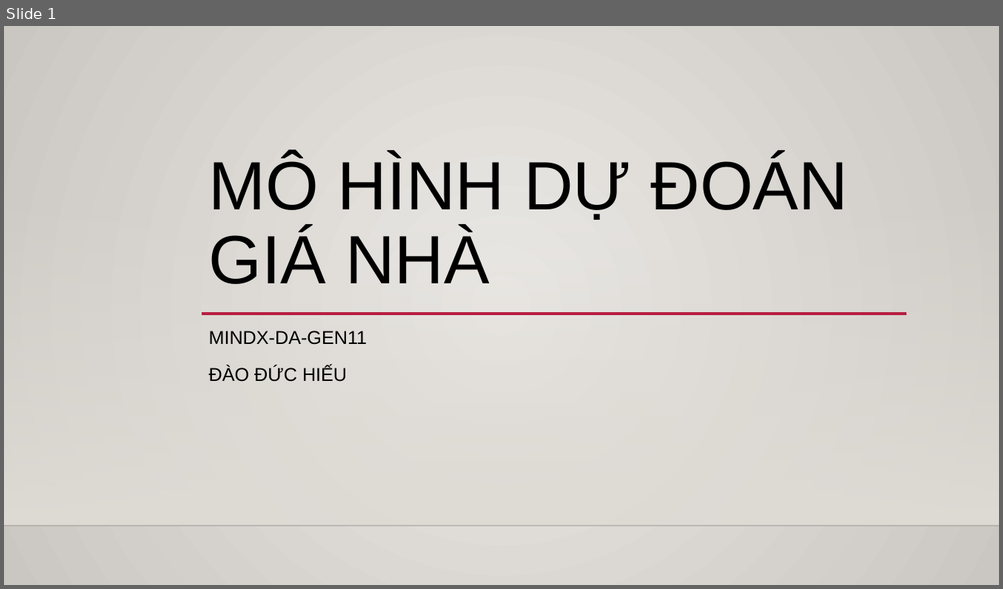
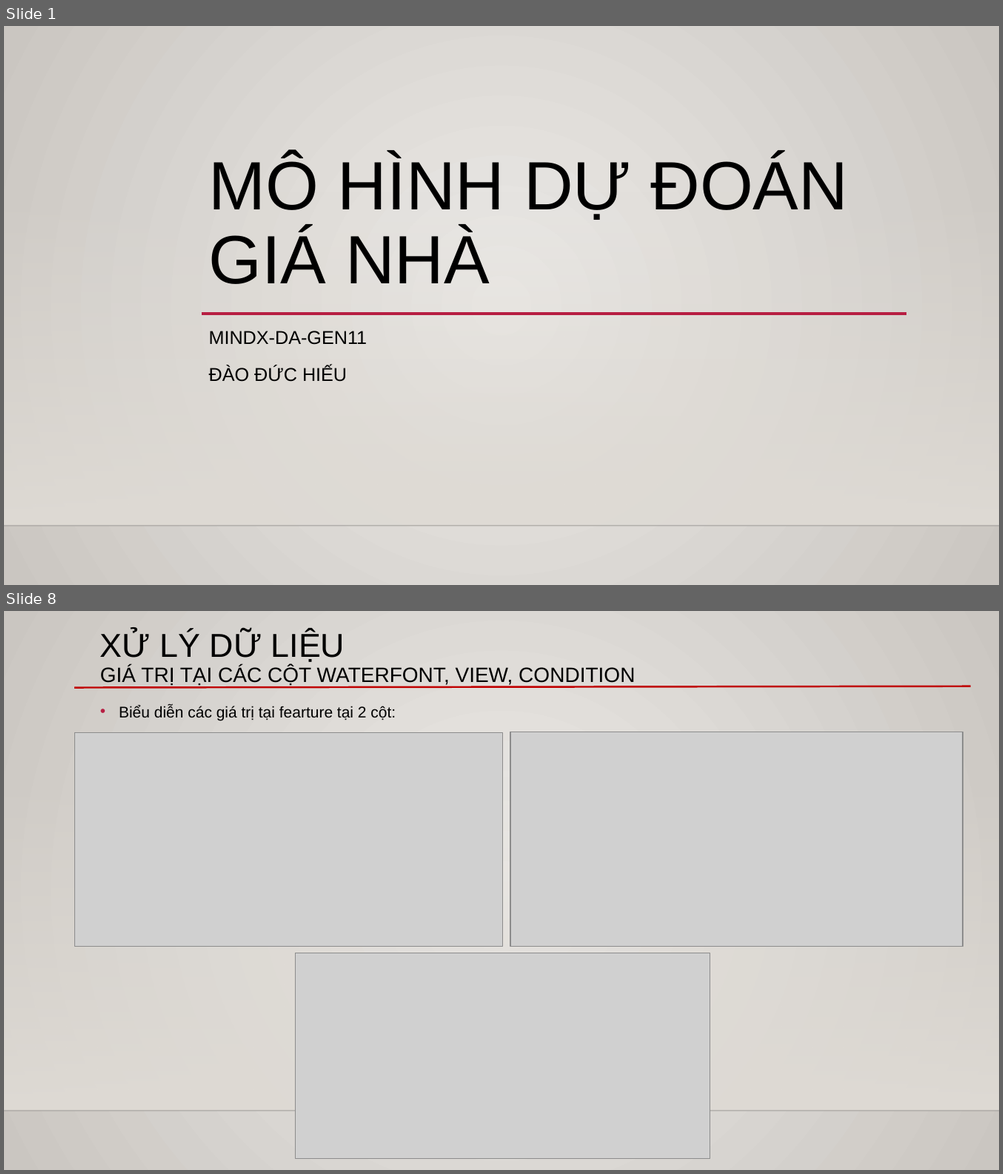
Before and after one commit to DK-Hieu/House_price_prediction, a slide deck: ver_4_kc_house/Mô hình dự đoán giá nhà.pptx. Shown one above the other, each under a label of ours: slide 1 before the commit, slides 1 and 8 after it; the slides between them are not shown. The pictures are 1003x589 and 1003x1174 pixels, drawn with LibreOffice and Linux fonts; fonts in the diff are those of the drawing; grey boxes stand for pictures; background and template pictures are left out. Boxes give left, top, right and bottom in pixels: in the first picture for what was removed or moved away, otherwise in the second. Text is boxed around its words. In the diff, an @@ line names an element or a change of style, - is before the commit and + after.

```diff
--- a/ver_4_kc_house/Mô hình dự đoán giá nhà.pptx
+++ b/ver_4_kc_house/Mô hình dự đoán giá nhà.pptx
@@ slide 8 added at (x1=4, y1=611, x2=999, y2=1170), background gradient #ECEAE7 to #CAC7C1; not listed: 2 template elements that a slide beside it also shows @@
@@ text added at (x1=100, y1=631, x2=634, y2=686), 20 pt, text #000000 @@
+XỬ LÝ DỮ LIỆU
+GIÁ TRỊ TẠI CÁC CỘT WATERFONT, VIEW, CONDITION
@@ line added from (74, 688) to (970, 686), #C00000 1.75 pt @@
@@ text added at (x1=119, y1=705, x2=395, y2=721), 15 pt, text #000000 @@
+• Biểu diễn các giá trị tại fearture tại 2 cột:
@@ picture added at (x1=74, y1=732, x2=502, y2=947) @@
@@ picture added at (x1=511, y1=732, x2=963, y2=947) @@
@@ picture added at (x1=295, y1=954, x2=710, y2=1159) @@
```
Also in this commit, not shown: 2 slides changed, 8 other slides added, 1 other file.
